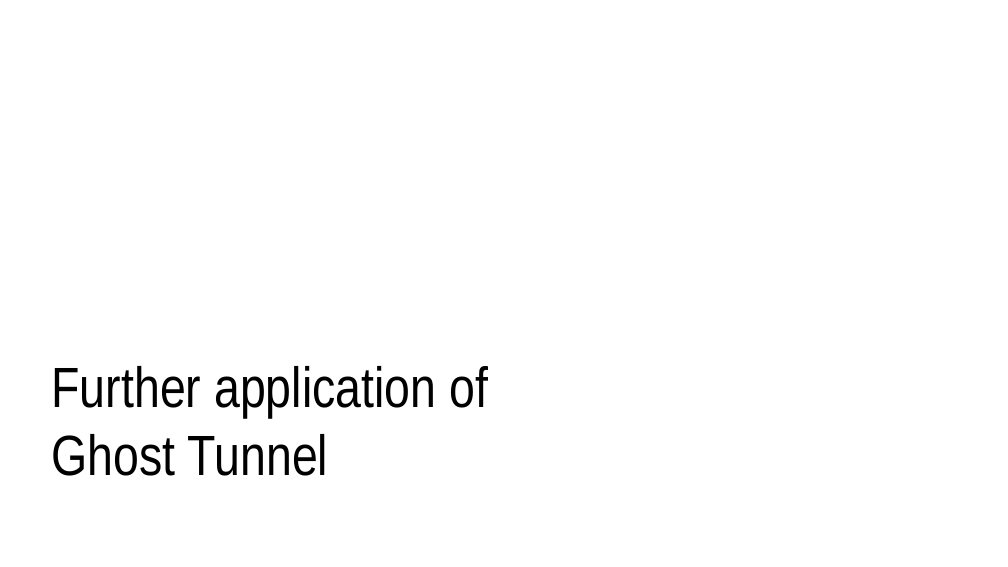
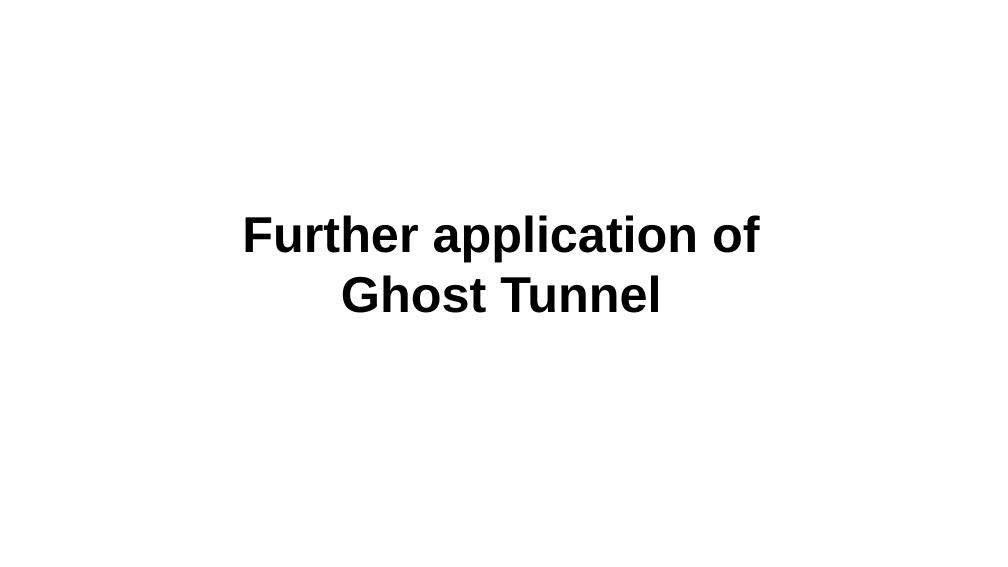
Before and after one commit to JcQSteven/GhostTunnel, a slide deck: slide 18 of Ghost Tunnel.pptx (slide 20 before the commit). Drawn at 1008x567 pixels with LibreOffice and Linux fonts; fonts in the diff are those of the drawing. Boxes give left, top, right and bottom in pixels: in the first picture for what was removed or moved away, otherwise in the second. Text is boxed around its words. In the diff, an @@ line names an element or a change of style, - is before the commit and + after.

```diff
--- a/Ghost Tunnel.pptx
+++ b/Ghost Tunnel.pptx
@@ text "Further application of Ghost Tunnel": place and size @@
-text "Further application of Ghost Tunnel" at (52,366,488,476)
+text "Further application of Ghost Tunnel" at (242,215,760,313)
@@ text "Further application of Ghost Tunnel" at (242,215,760,313): size 54 to 48 pt, font Arial Narrow to Arial, bold on; alignment left to centre @@
```
Also in this commit, not shown: 17 other slides changed, 3 slides added, 4 slides removed.
